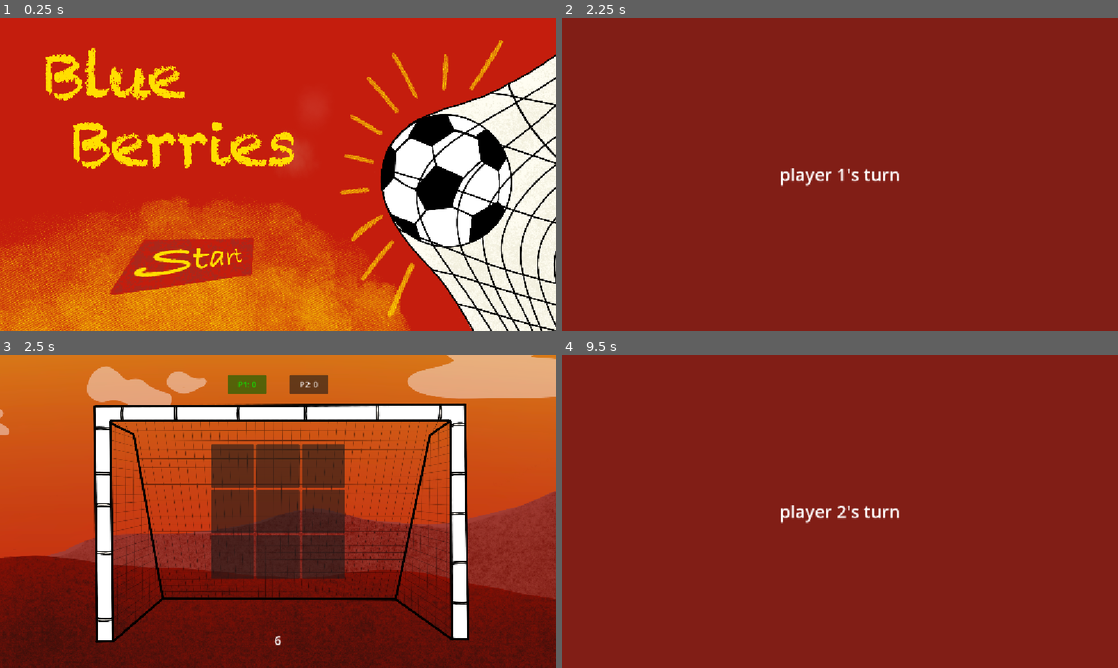
Above: before the commit, frames 1-4 (two rows, left to right).
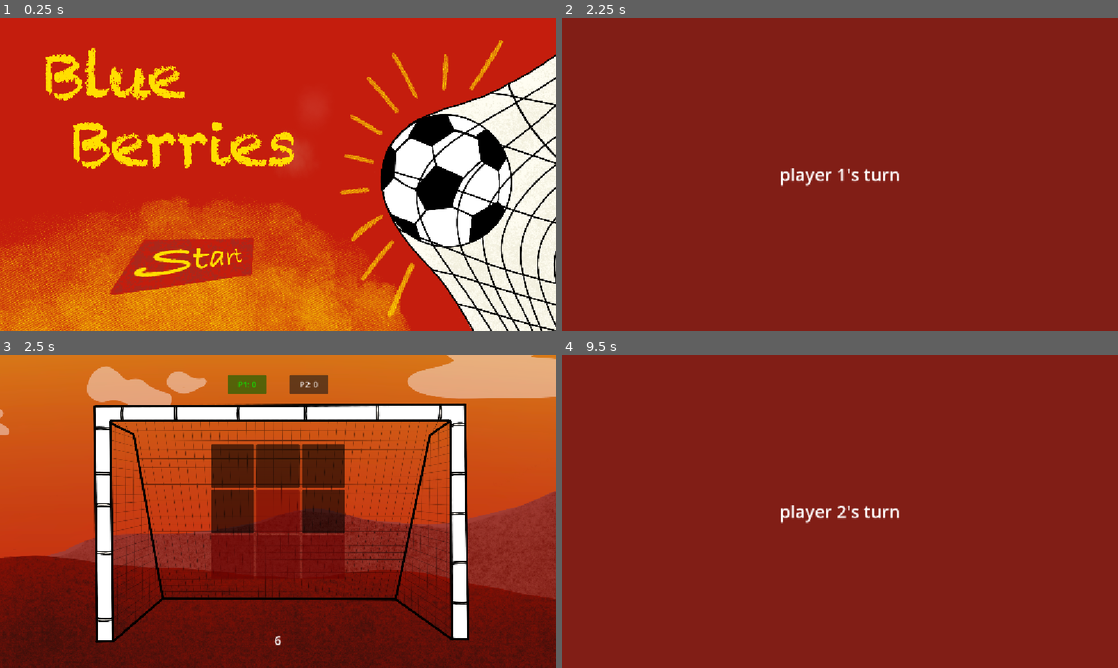
Above: after the commit, the same moments.

Repository: MaxMph/Campfire-dancepad-game
Game: Godot game, scene res://ui/main_menu.tscn
The game is run twice, just before and just after one commit, with the same random seed, the same clock (stepped at 60 frames per second) and the same inputs.
Inputs:
- Up to frame 1 (0.25 s): no input
- Up to frame 2 (2.25 s): tap Enter at 0.5, 2 s; tap Space (ui_select) at 0.77, 1.25, 1.52 s
- Up to frame 3 (2.5 s): no input
- Up to frame 4 (9.5 s): tap Space (ui_select) at 2.75, 3.02, 3.77, 4.25, 4.52, 6.02, 6.77, 7.52, 9.02 s; tap Enter at 3.5 s

Frames 1-2 are identical in both runs. In frame 3, 4.3% of the frame differs, in the area x 38-62%, y 43-72%; in frame 4, nothing differs.

Commit message:
color adjustments

Diff:
--- a/campfire-dancepad-game/main.tscn
+++ b/campfire-dancepad-game/main.tscn
@@ -5,7 +5,6 @@
 [ext_resource type="Script" uid="uid://doogdw7tyadqx" path="res://scripts/grid_res/grid_res.gd" id="2_7mycd"]
 [ext_resource type="Script" uid="uid://dloym2gsk3q0d" path="res://scripts/grid_res/square.gd" id="3_h2yge"]
 [ext_resource type="Resource" uid="uid://dkloinp3tohj4" path="res://scripts/grid_res/goal_pose_2.tres" id="4_272bh"]
-[ext_resource type="Resource" uid="uid://bscsgqmsktnwf" path="res://scripts/grid_res/goal_pose_3.tres" id="5_5vw27"]
 [ext_resource type="Resource" uid="uid://dm1rc7c7g7x0l" path="res://scripts/grid_res/goal_pose_4.tres" id="6_272bh"]
 [ext_resource type="PackedScene" uid="uid://5jwoo43xgdd1" path="res://points.tscn" id="7_5vw27"]
 [ext_resource type="AudioStream" uid="uid://c8mqs6qcse6qh" path="res://sound/dragon-studio-correct-472358.mp3" id="9_4c57u"]
@@ -23,7 +22,7 @@
 
 [node name="grid" type="Node" parent="." unique_id=394295006]
 script = ExtResource("1_ig7tw")
-poses = Array[ExtResource("2_7mycd")]([ExtResource("2_0xm2m"), ExtResource("4_272bh"), ExtResource("5_5vw27"), ExtResource("6_272bh")])
+poses = Array[ExtResource("2_7mycd")]([ExtResource("2_0xm2m"), ExtResource("4_272bh"), ExtResource("6_272bh")])
 pose = ExtResource("2_0xm2m")
 points_ui = ExtResource("7_5vw27")
 
@@ -97,6 +96,7 @@
 grid_cords = Vector2i(1, 1)
 
 [node name="Panel8" type="Panel" parent="CanvasLayer/Control/GridContainer" unique_id=2145532958]
+modulate = Color(3.9300976, 0, 0, 1)
 custom_minimum_size = Vector2(90, 90)
 layout_mode = 2
 script = ExtResource("3_h2yge")
--- a/campfire-dancepad-game/scripts/grid.gd
+++ b/campfire-dancepad-game/scripts/grid.gd
@@ -155,10 +155,10 @@
 
 func show_blocked():
 	for z in $"../CanvasLayer/Control/GridContainer".get_children():
-		z.modulate =  Color.WHITE #Color(6.951, 3.662, 4.925) #Color(6.951, 0.004, 5.08)# Color.WHITE
+		z.modulate =  Color.BLACK#Color.WHITE #Color(6.951, 3.662, 4.925) #Color(6.951, 0.004, 5.08)# Color.WHITE
 
 	for i in blocked:
-		get_ui_square(i).modulate = Color.BLACK
+		get_ui_square(i).modulate = Color(3.93, 0.0, 0.0)# Color.BLACK
 		#print("colored")
 		#for x in $"../CanvasLayer/Control/GridContainer".get_children():
 			#if i == x.grid_cords:
